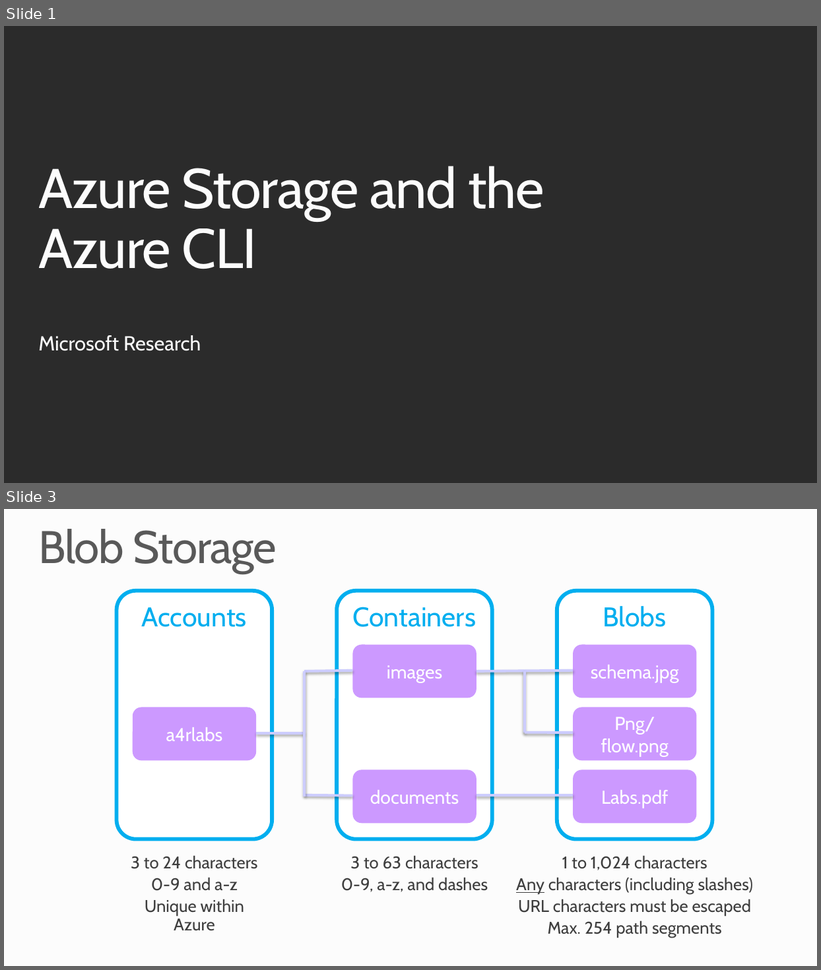
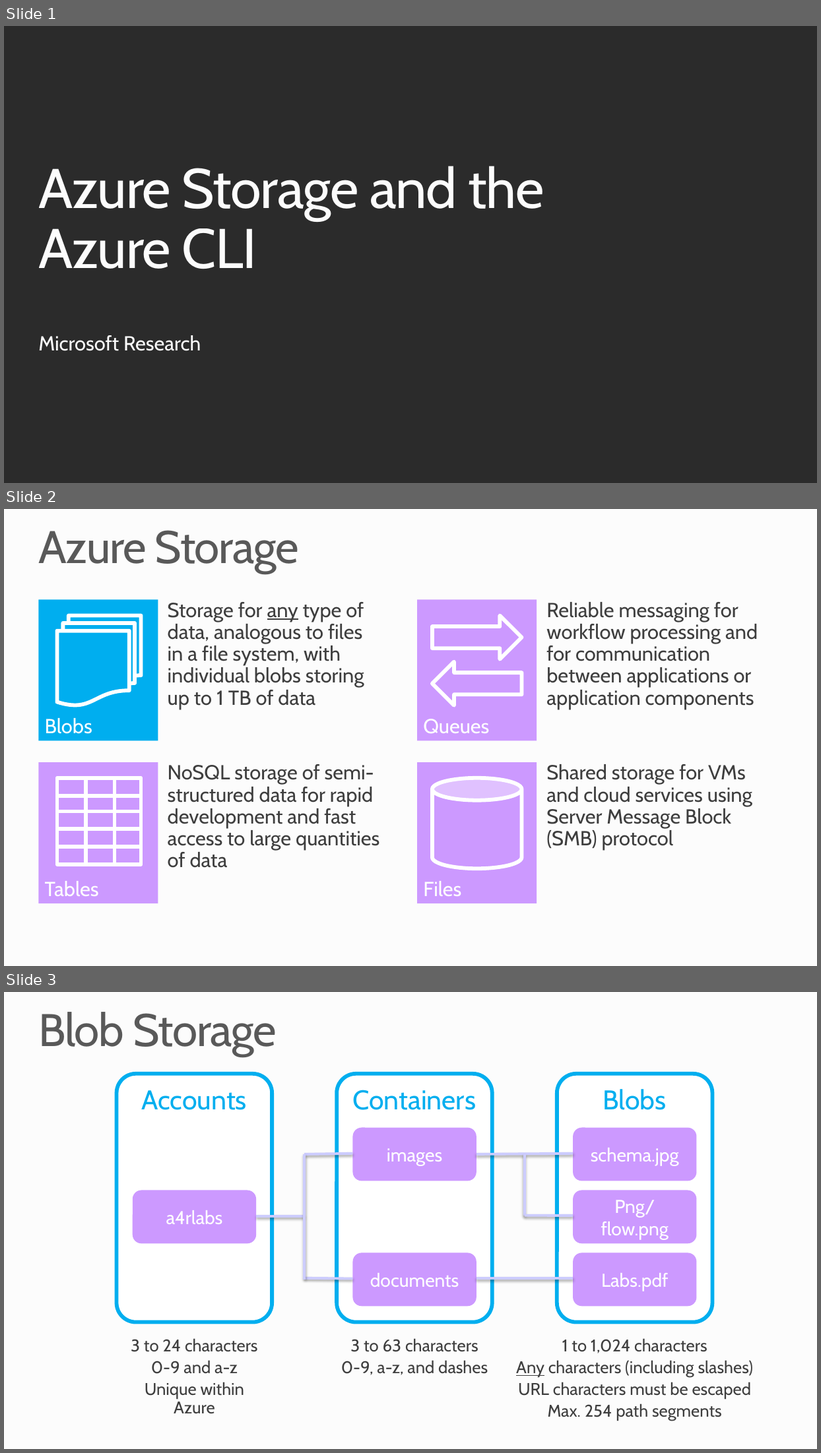
Before and after one commit to MSRConnections/Azure-training-course, a slide deck: Content/Storage/Azure Storage and CLI.pptx. Shown one above the other, each under a label of ours: slides 1 and 3 before the commit, slides 1, 2 and 3 after it; the slides between them are not shown. The pictures are 821x970 and 821x1453 pixels, drawn with LibreOffice and Linux fonts; fonts in the diff are those of the drawing; background and template pictures are left out; a plain dark background stands for a picture behind light text. Boxes give left, top, right and bottom in pixels: in the first picture for what was removed or moved away, otherwise in the second. Text is boxed around its words. In the diff, an @@ line names an element or a change of style, - is before the commit and + after.

Commit message:
Revised Storage slides
Closes #118

```diff
--- a/Content/Storage/Azure Storage and CLI.pptx
+++ b/Content/Storage/Azure Storage and CLI.pptx
@@ slide 2 added at (4, 509, 817, 966), background #FCFCFC @@
@@ title added at (38, 530, 299, 574), 54 pt, text #595959 @@
+Azure Storage
@@ rectangle added at (39, 600, 158, 741), fill #00AEEF, 24 pt, text #FFFFFF @@
+Blobs
@@ text added at (168, 602, 364, 709), 24 pt, text #3E3E3E @@
+Storage for any type of data, analogous to files in a file system, with individual blobs storing up to 1 TB of data
@@ rectangle added at (418, 600, 537, 741), fill #CC99FF, 24 pt, text #FFFFFF @@
+Queues
@@ text added at (547, 602, 758, 709), 24 pt, text #3E3E3E @@
+Reliable messaging for workflow processing and for communication between applications or application components
@@ flow chart multidocument added at (57, 616, 141, 706), fill #00AEEF, outline #FFFFFF 4.5 pt @@
@@ right arrow added at (432, 616, 522, 659), fill #CC99FF, outline #FFFFFF 4.5 pt @@
@@ right arrow added at (432, 662, 522, 706), fill #CC99FF, outline #FFFFFF 4.5 pt @@
@@ rectangle added at (39, 762, 158, 904), fill #CC99FF, 24 pt, text #FFFFFF @@
+Tables
@@ text added at (168, 764, 380, 868), 24 pt, text #3E3E3E @@
+NoSQL storage of semi-structured data for rapid development and fast access to large quantities of data
@@ rectangle added at (418, 762, 537, 904), fill #CC99FF, 24 pt, text #FFFFFF @@
+Files
@@ text added at (547, 764, 752, 850), 24 pt, text #3E3E3E @@
+Shared storage for VMs and cloud services using Server Message Block (SMB) protocol
@@ rectangle added at (57, 778, 141, 795), fill #CC99FF, outline #FFFFFF 4.5 pt @@
@@ line added from (86, 778) to (86, 865), #FFFFFF 4.5 pt @@
@@ line added from (114, 778) to (114, 865), #FFFFFF 4.5 pt @@
@@ cylinder added at (432, 778, 522, 869), fill #CC99FF, outline #FFFFFF 4.5 pt @@
@@ rectangle added at (57, 796, 141, 814), fill #CC99FF, outline #FFFFFF 4.5 pt @@
@@ rectangle added at (57, 811, 141, 829), fill #CC99FF, outline #FFFFFF 4.5 pt @@
@@ rectangle added at (57, 829, 141, 847), fill #CC99FF, outline #FFFFFF 4.5 pt @@
@@ rectangle added at (57, 847, 141, 865), fill #CC99FF, outline #FFFFFF 4.5 pt @@
```
Also in this commit, not shown: 2 slides changed, 2 slides removed.
